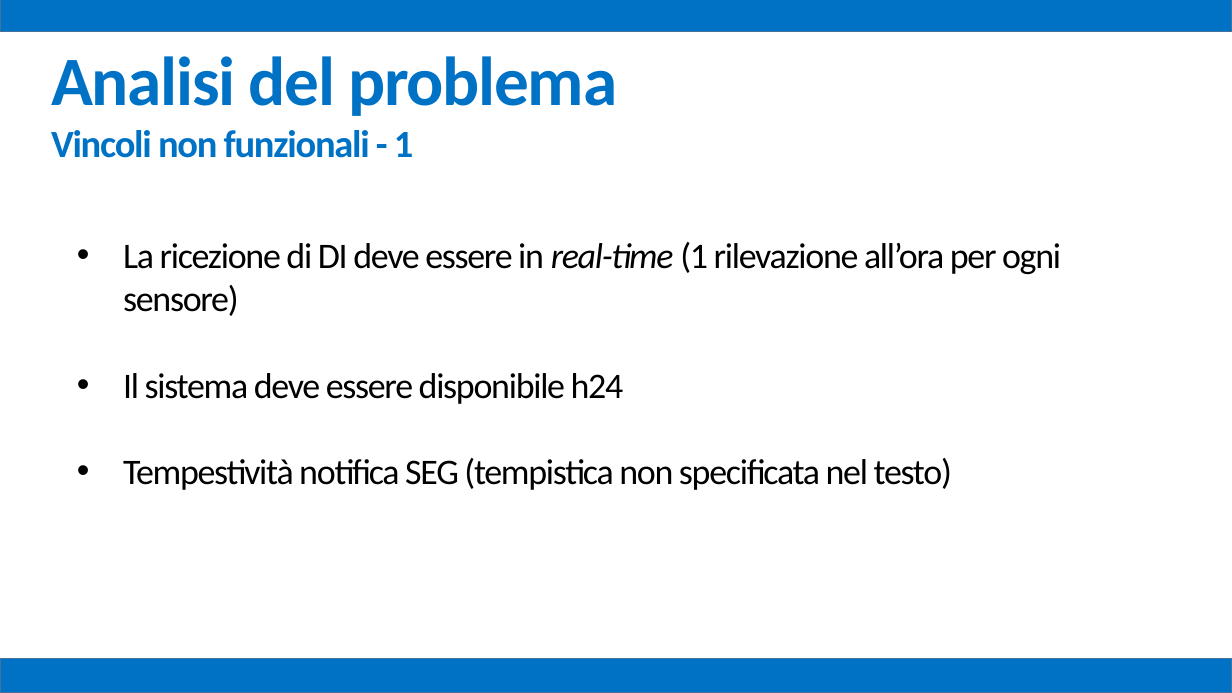
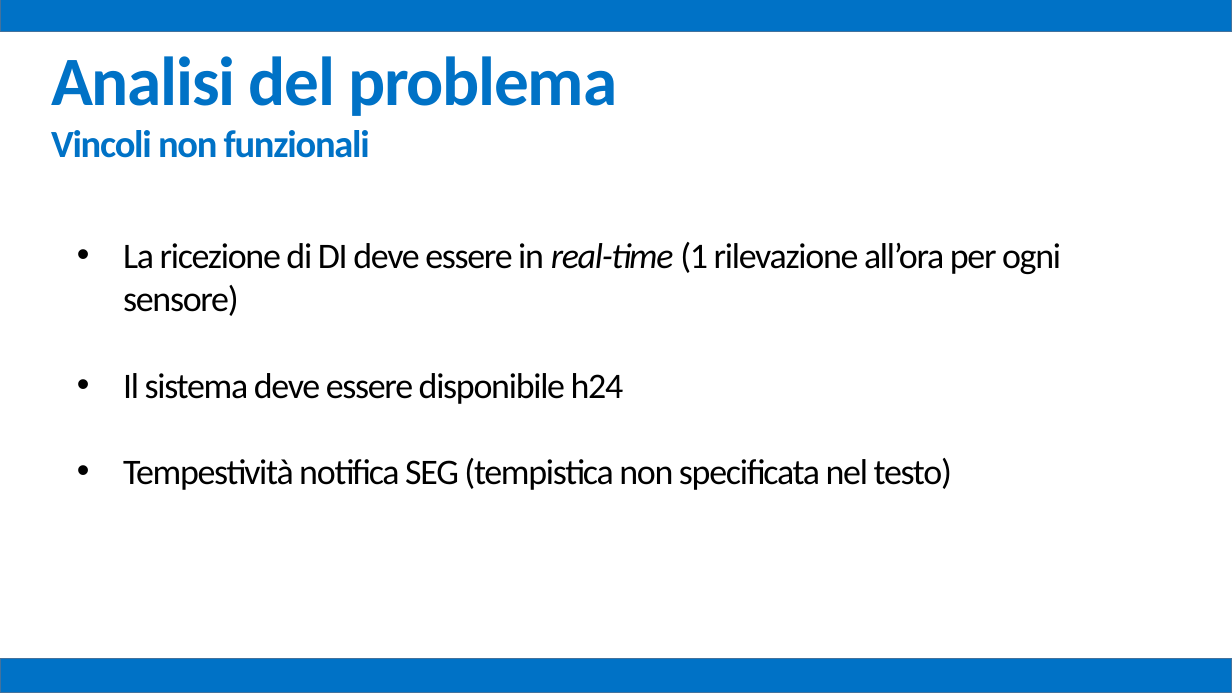
Before and after one commit to mz1991/ProgettoFebbraio2015, a slide deck: slide 18 of Febbraio 2015.pptx. Drawn at 1232x693 pixels with LibreOffice and Linux fonts; fonts in the diff are those of the drawing. Boxes give left, top, right and bottom in pixels: in the first picture for what was removed or moved away, otherwise in the second. Text is boxed around its words. In the diff, an @@ line names an element or a change of style, - is before the commit and + after.

```diff
--- a/Febbraio 2015.pptx
+++ b/Febbraio 2015.pptx
@@ text at (x1=51, y1=130, x2=370, y2=158): text changed @@
-Vincoli non funzionali - 1
+Vincoli non funzionali
```
Also in this commit, not shown: 33 other slides changed.
